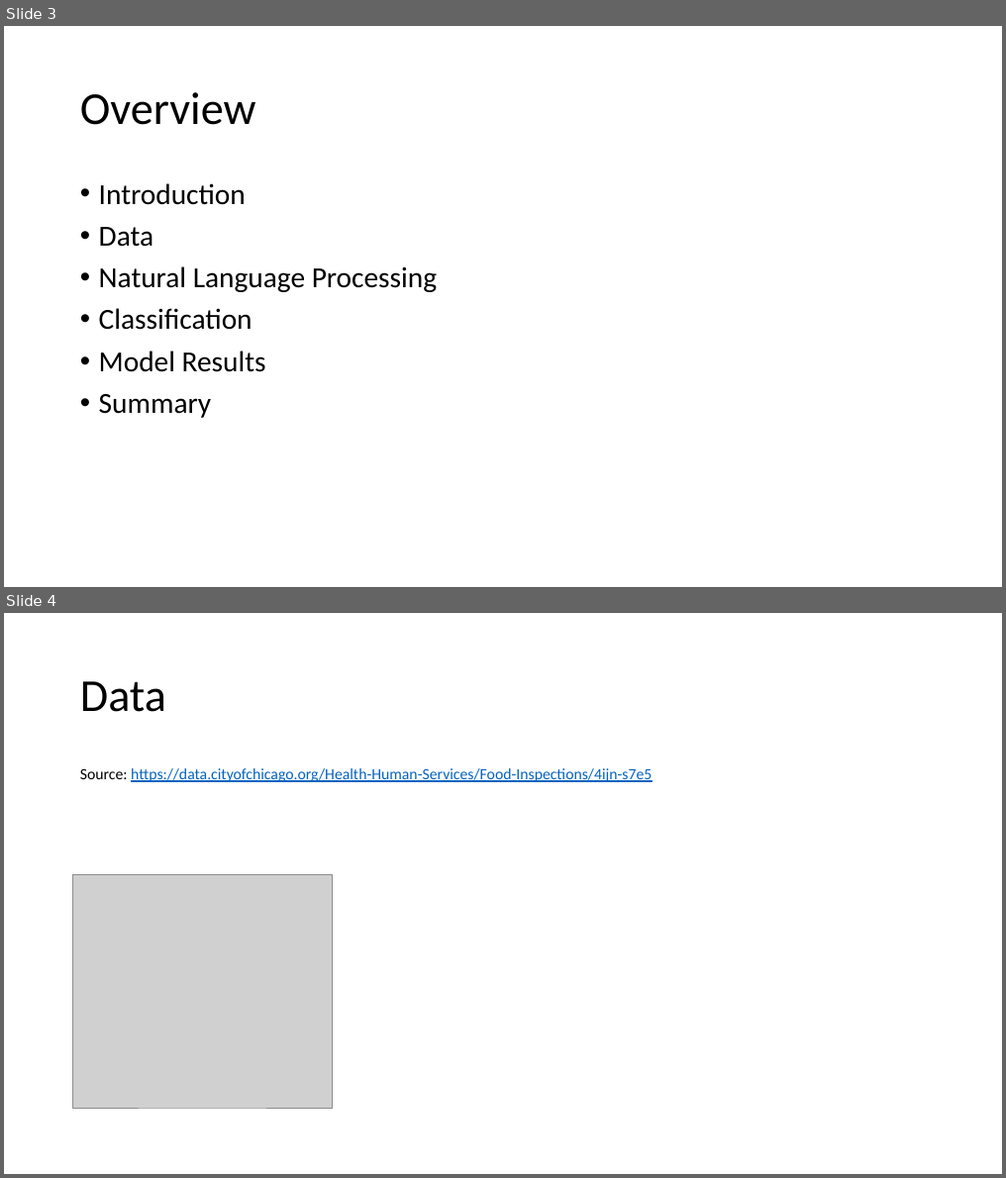
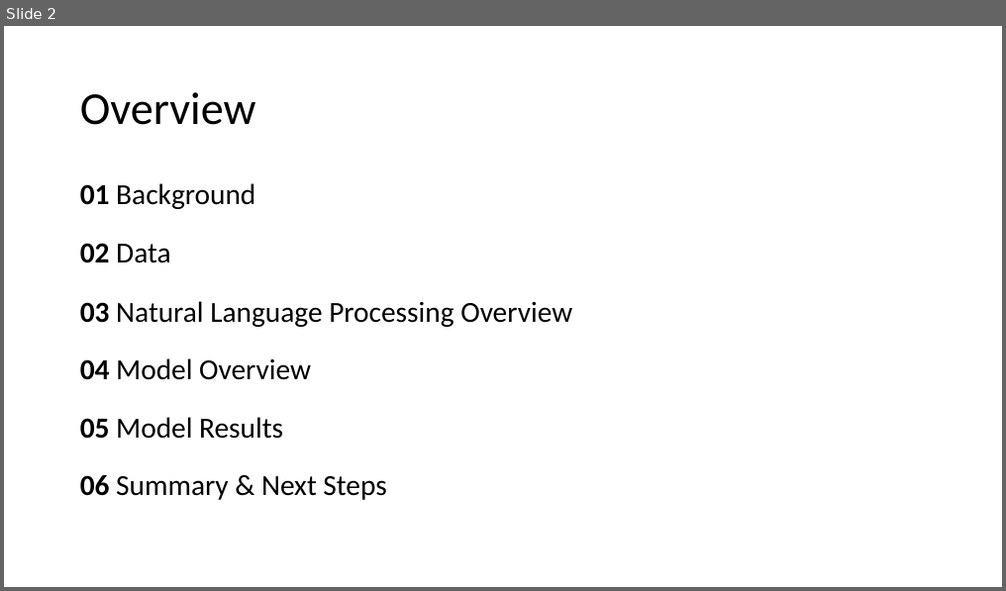
Before and after one commit to sstarkjr/NLP-food-safety-classification, a slide deck: Presentation.pptx. Shown one above the other, each under a label of ours: slides 3 and 4 before the commit, slide 2 after it. The pictures are 1006x1178 and 1006x591 pixels, drawn with LibreOffice and Linux fonts; fonts in the diff are those of the drawing; grey boxes stand for pictures. Boxes give left, top, right and bottom in pixels: in the first picture for what was removed or moved away, otherwise in the second. Text is boxed around its words. In the diff, an @@ line names an element or a change of style, - is before the commit and + after.

```diff
--- a/Presentation.pptx
+++ b/Presentation.pptx
@@ slide 4 removed at (4,613,1002,1174), background #FFFFFF @@
@@ title removed at (80,681,166,712) @@
-Data
@@ text removed at (80,768,651,782) @@
-Source: https://data.cityofchicago.org/Health-Human-Services/Food-Inspections/4ijn-s7e5
@@ picture removed at (73,875,332,1108) @@
@@ what was slide 3 is now slide 2 @@
@@ slide 2 changed as well @@
@@ text at (80,183,572,500): text changed @@
-• Introduction
-• Data
-• Natural Language Processing
-• Classification
-• Model Results
-• Summary
+01 Background
+02 Data
+03 Natural Language Processing Overview
+04 Model Overview
+05 Model Results
+06 Summary & Next Steps
```
Also in this commit, not shown: 3 other slides changed, 3 slides added, 1 other slide removed, 1 other file.
